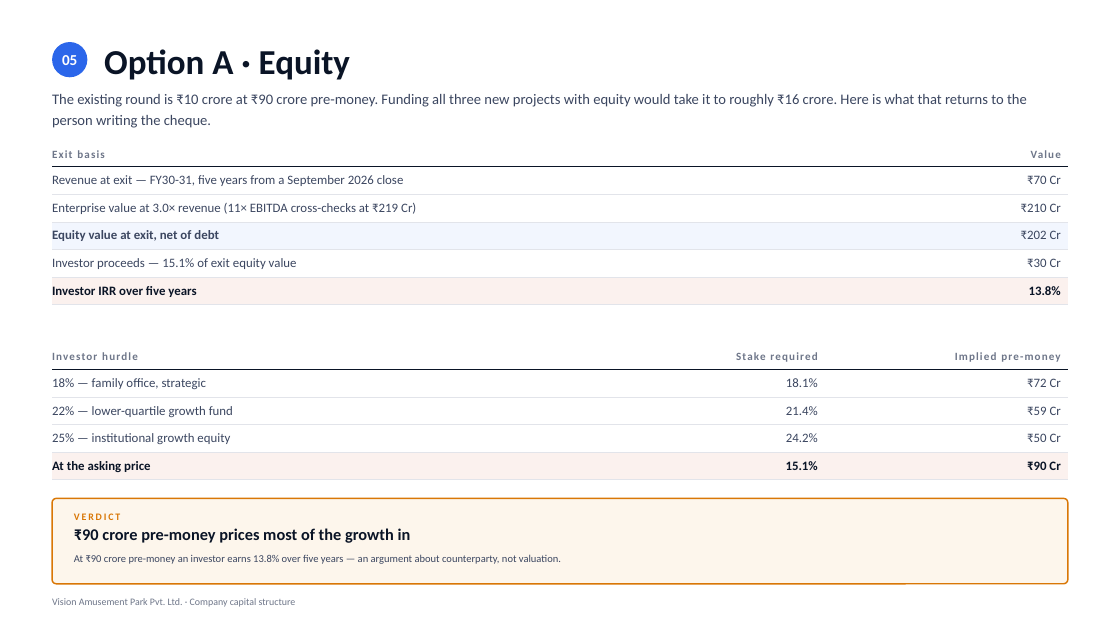
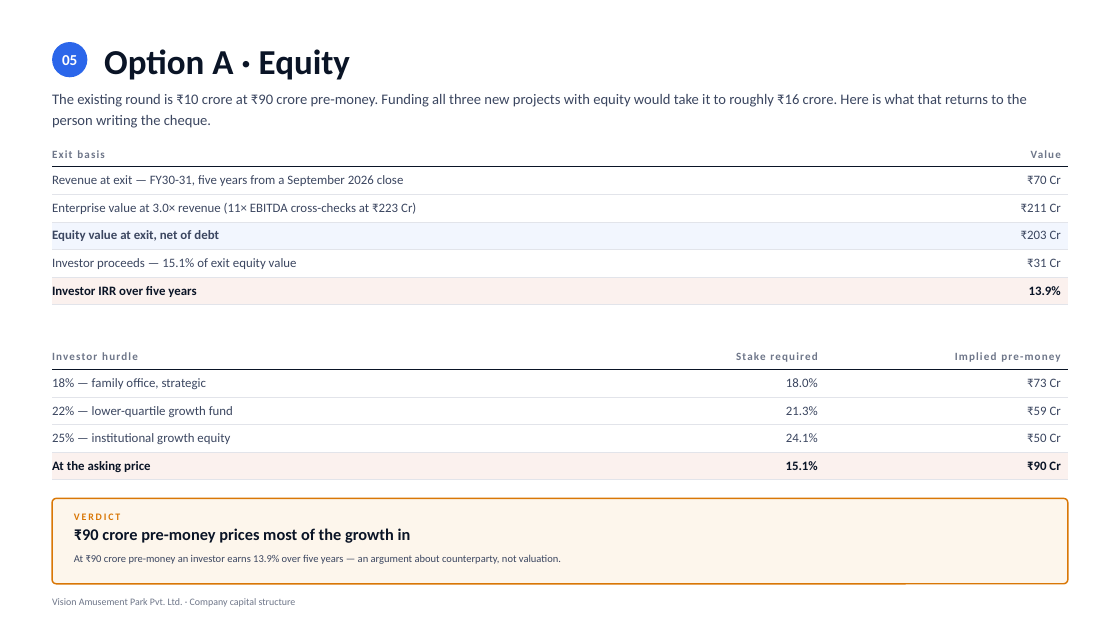
Before and after one commit to eodcfo/vappl-deck, a slide deck: slide 6 of pptx/EOD-Company-Capital-Structure.pptx. Drawn at 1120x630 pixels with LibreOffice and Linux fonts; fonts in the diff are those of the drawing. Boxes give left, top, right and bottom in pixels: in the first picture for what was removed or moved away, otherwise in the second. Text is boxed around its words. In the diff, an @@ line names an element or a change of style, - is before the commit and + after.

```diff
--- a/pptx/EOD-Company-Capital-Structure.pptx
+++ b/pptx/EOD-Company-Capital-Structure.pptx
@@ table at bbox=[52, 142, 1068, 301] @@
-row 3, column 1: Enterprise value at 3.0× revenue (11× EBITDA cross-checks at ₹219 Cr)
+row 3, column 1: Enterprise value at 3.0× revenue (11× EBITDA cross-checks at ₹223 Cr)
-row 3, column 2: ₹210 Cr
+row 3, column 2: ₹211 Cr
-row 4, column 2: ₹202 Cr
+row 4, column 2: ₹203 Cr
-row 5, column 2: ₹30 Cr
+row 5, column 2: ₹31 Cr
-row 6, column 2: 13.8%
+row 6, column 2: 13.9%
@@ table at bbox=[52, 343, 1068, 476] @@
-row 2, column 2: 18.1%
+row 2, column 2: 18.0%
-row 2, column 3: ₹72 Cr
+row 2, column 3: ₹73 Cr
-row 3, column 2: 21.4%
+row 3, column 2: 21.3%
-row 4, column 2: 24.2%
+row 4, column 2: 24.1%
```
Also in this commit, not shown: 5 other slides changed, 14 other files.
